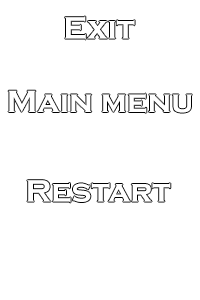
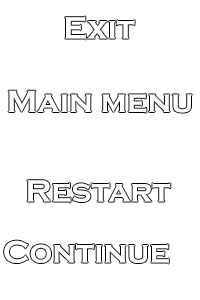
The second 200x300 image is a revision of the first. Changes to its layers:
added layer "Continue" above "Restart" over [4, 240, 169, 264]
